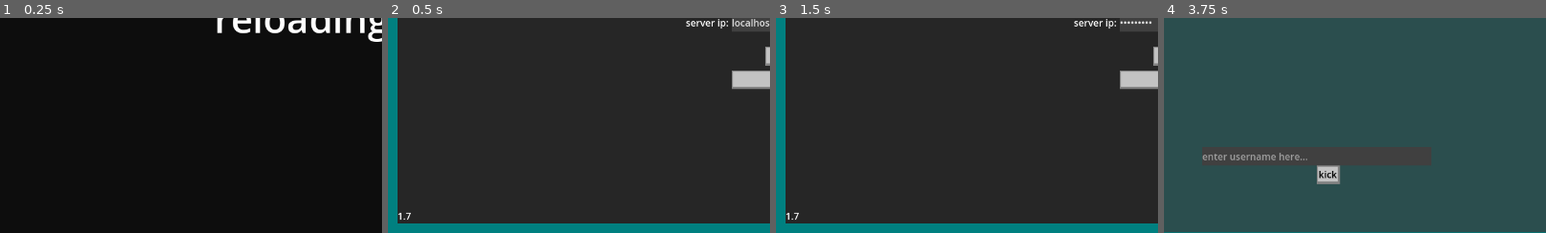
Above: before the commit, frames 1-4 (left to right).
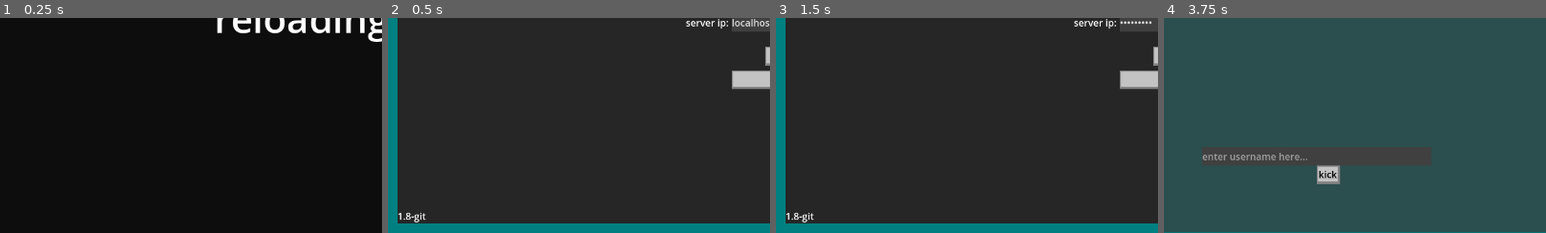
Above: after the commit, the same moments.

Repository: CyanActSus420/pisscord
Game: Godot game, scene res://main.tscn
Two runs of this game, one before a commit and one after it. Both use one fixed random seed, a clock stepped at 60 frames per second and the inputs below.
Inputs (mouse positions are % of the whole screen's width and height, from its top left):
- Up to frame 1 (0.25 s): no input
- Up to frame 2 (0.5 s): no input
- Up to frame 3 (1.5 s): click (60, 46) at 0.52 s; type "12" at 0.6 s; click "censor IP" at 1.25 s
- Up to frame 4 (3.75 s): click "censor IP" at 2 s; click "censor IP" at 2.75 s; click "host dedicated server" at 3.5 s
The pictures show only the part of the screen within x 0-50%, y 50-100%; the shares and areas given below are measured in that part.

Frame 1 is identical in both runs. In frame 2, 0.1% of the frame differs, in the area x 4-10%, y 90-96%; in frame 3, 0.1%; in frame 4, nothing differs.

Commit message:
made the version label update automatically

Diff:
--- a/main.gd
+++ b/main.gd
@@ -10,6 +10,7 @@
 @onready var port_edit: LineEdit = $"host-join/portEdit"
 @onready var user_edit: LineEdit = $"host-join/LineEdit"
 @onready var censor_ip: CheckBox = $"host-join/censorIP"
+@onready var version_label: Label = $"host-join/Label"
 
 # "please wait" screen
 @onready var wait: Node2D = $wait
@@ -41,6 +42,9 @@
 	chat.visible = true
 	host_settings.visible = false
 
+	var version_info = ProjectSettings.get_setting("application/config/version")
+	version_label.text = version_info
+
 	Global.server_ping_timer.timeout.connect(check_users)
 
 	if SaveData.load_from_config("color"):
